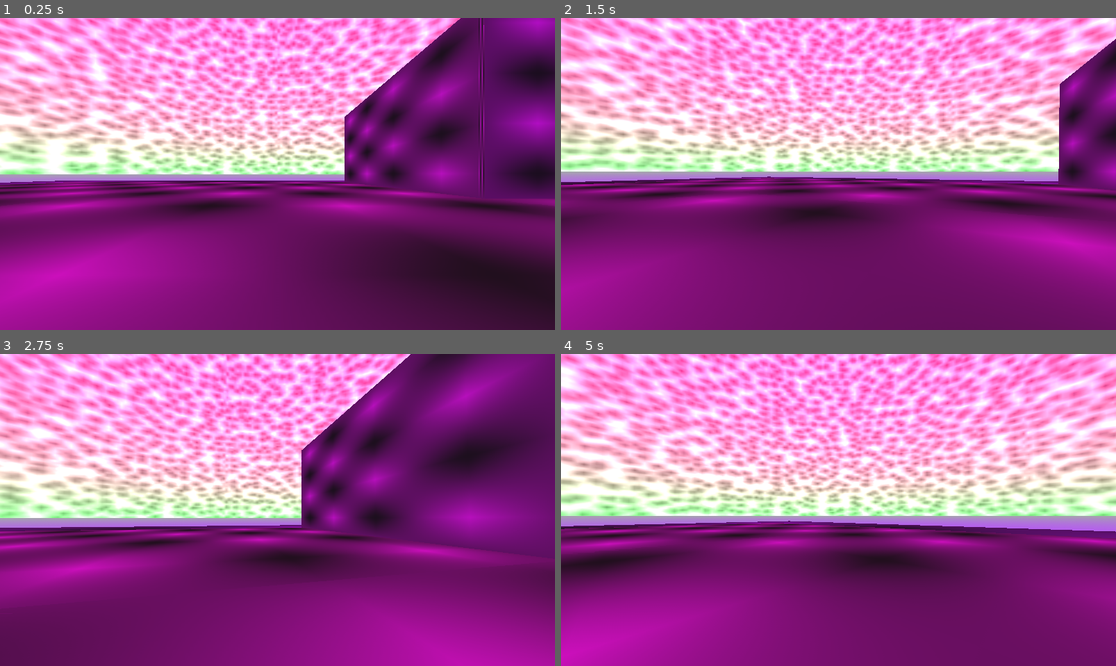
Above: before the commit, frames 1-4 (two rows, left to right).
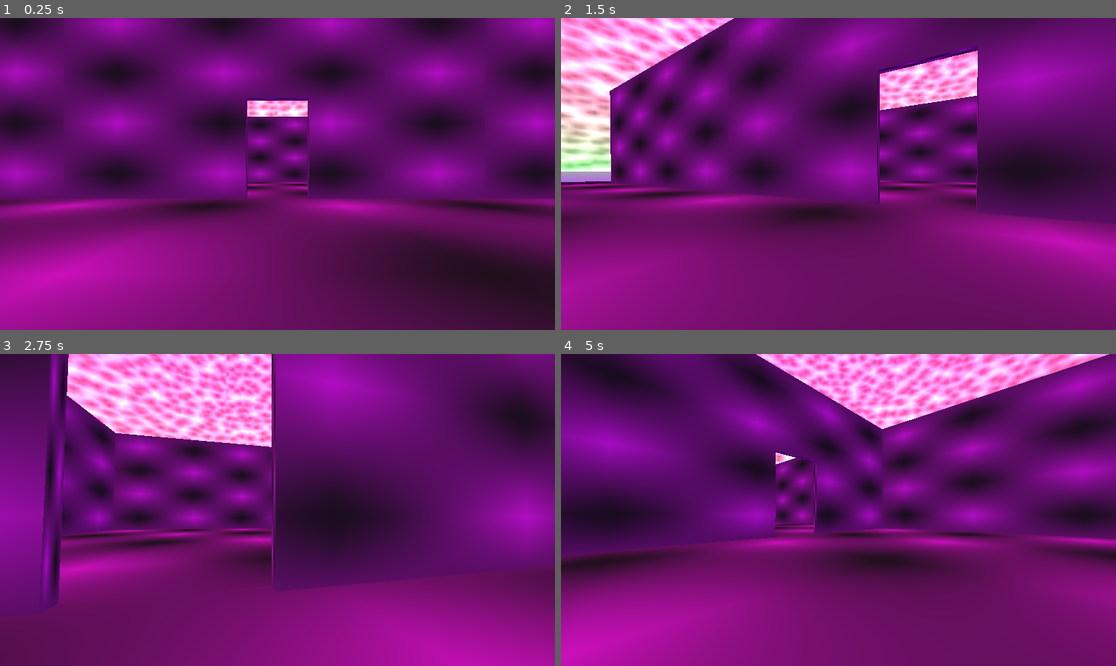
Above: after the commit, the same moments.

Repository: loteque/ssj2025-puzzle
Game: Godot game, scene res://world_test.tscn
Two runs of this game, one before a commit and one after it. Both use one fixed random seed, a clock stepped at 60 frames per second and the inputs below.
Inputs (mouse positions are in pixels of both pictures, inside the frame that each line leads up to):
- Up to frame 1 (0.25 s): no input
- Up to frame 2 (1.5 s): tap Enter at 0.5 s; move the mouse to (866, 174) at 0.52 s; hold W (move_forward) from 0.53 s (still down); tap E (interact) at 0.6, 1.35 s; move the mouse to (810, 174) at 1.27 s
- Up to frame 3 (2.75 s): keep holding W (move_forward); move the mouse to (288, 503) at 2.02 s; tap E (interact) at 2.1 s
- Up to frame 4 (5 s): keep holding W (move_forward); move the mouse to (832, 516) at 2.77 s; tap E (interact) at 2.85, 3.6, 4.35 s; move the mouse to (877, 513) at 3.52 s; move the mouse to (794, 506) at 4.27 s

The runs differ from the first frame. In frame 1, 42% of the frame differs, in the area x 0-88%, y 0-58%; in frame 2, 44%; in frame 3, 43%; in frame 4, 50%, in the area x 0-100%, y 0-65%.

Commit message:
add room shift requests

Diff:
--- a/puzzles/puzzle_stage.gd
+++ b/puzzles/puzzle_stage.gd
@@ -125,5 +125,6 @@
         _:
             return GridIndex.NONE
 
-func _on_room_room_shift_requested(direction: int) -> void:
-    prints("_on_room_room_shift_requested", direction)
+
+func _on_room_room_shift_requested(marker: Marker3D, direction: int) -> void:
+    prints("_on_room_room_shift_requested", direction, marker.name)
--- a/puzzles/stages/000.tscn
+++ b/puzzles/stages/000.tscn
@@ -8,28 +8,28 @@
 
 [sub_resource type="Resource" id="Resource_10ut5"]
 script = ExtResource("4_md5vq")
-wall_enabled = false
-doorway_enabled = false
+wall_enabled = true
+doorway_enabled = true
 door_open = true
 switch_enabled = false
 
 [sub_resource type="Resource" id="Resource_7e5ed"]
 script = ExtResource("4_md5vq")
-wall_enabled = false
+wall_enabled = true
 doorway_enabled = false
 door_open = true
 switch_enabled = false
 
 [sub_resource type="Resource" id="Resource_fhprf"]
 script = ExtResource("4_md5vq")
-wall_enabled = false
-doorway_enabled = false
-door_open = true
-switch_enabled = false
+wall_enabled = true
+doorway_enabled = false
+door_open = true
+switch_enabled = true
 
 [sub_resource type="Resource" id="Resource_f0avg"]
 script = ExtResource("4_md5vq")
-wall_enabled = false
+wall_enabled = true
 doorway_enabled = false
 door_open = true
 switch_enabled = false
@@ -45,35 +45,35 @@
 
 [sub_resource type="Resource" id="Resource_76ps6"]
 script = ExtResource("4_md5vq")
-wall_enabled = false
-doorway_enabled = false
+wall_enabled = true
+doorway_enabled = true
 door_open = true
 switch_enabled = false
 
 [sub_resource type="Resource" id="Resource_owmhq"]
 script = ExtResource("4_md5vq")
-wall_enabled = false
+wall_enabled = true
 doorway_enabled = false
 door_open = true
 switch_enabled = false
 
 [sub_resource type="Resource" id="Resource_8fs6b"]
 script = ExtResource("4_md5vq")
-wall_enabled = false
-doorway_enabled = false
-door_open = true
-switch_enabled = false
+wall_enabled = true
+doorway_enabled = true
+door_open = true
+switch_enabled = true
 
 [sub_resource type="Resource" id="Resource_loinl"]
 script = ExtResource("4_md5vq")
-wall_enabled = false
-doorway_enabled = false
+wall_enabled = true
+doorway_enabled = true
 door_open = true
 switch_enabled = false
 
 [sub_resource type="Resource" id="Resource_b5ssb"]
 script = ExtResource("3_2oss7")
-room_type = 0
+room_type = 3
 rotation_90 = 0
 n_wall = SubResource("Resource_owmhq")
 w_wall = SubResource("Resource_loinl")
@@ -317,12 +317,27 @@
 
 [node name="Room" parent="NW" index="0" instance=ExtResource("2_rpmy0")]
 room_config = SubResource("Resource_md5vq")
+n_wall_enabled = true
+w_wall_enabled = true
+e_wall_enabled = true
+e_doorway = true
+s_wall_enabled = true
+s_switch_enabled = true
 
 [node name="N" parent="." index="3"]
 unique_name_in_owner = true
 
 [node name="Room" parent="N" index="0" instance=ExtResource("2_rpmy0")]
 room_config = SubResource("Resource_b5ssb")
+room_type = 3
+n_wall_enabled = true
+w_wall_enabled = true
+w_doorway = true
+e_wall_enabled = true
+e_doorway = true
+s_wall_enabled = true
+s_doorway = true
+s_switch_enabled = true
 
 [node name="NE" parent="." index="4"]
 unique_name_in_owner = true
@@ -379,4 +394,12 @@
 puzzle_stage = NodePath("../..")
 room_config = SubResource("Resource_60loj")
 
+[connection signal="room_shift_requested" from="NW/Room" to="." method="_on_room_room_shift_requested"]
+[connection signal="room_shift_requested" from="N/Room" to="." method="_on_room_room_shift_requested"]
+[connection signal="room_shift_requested" from="NE/Room" to="." method="_on_room_room_shift_requested"]
+[connection signal="room_shift_requested" from="W/Room" to="." method="_on_room_room_shift_requested"]
+[connection signal="room_shift_requested" from="C/Room" to="." method="_on_room_room_shift_requested"]
+[connection signal="room_shift_requested" from="E/Room" to="." method="_on_room_room_shift_requested"]
+[connection signal="room_shift_requested" from="SW/Room" to="." method="_on_room_room_shift_requested"]
+[connection signal="room_shift_requested" from="S/Room" to="." method="_on_room_room_shift_requested"]
 [connection signal="room_shift_requested" from="SE/Room" to="." method="_on_room_room_shift_requested"]
--- a/room/Room.gd
+++ b/room/Room.gd
@@ -193,7 +193,7 @@
     get():
         return room_config.s_wall.switch_enabled
 
-signal room_shift_requested(direction: WallIndex)
+signal room_shift_requested(marker: Marker3D, direction: WallIndex)
 
 enum {
     COUTYARD,
@@ -225,18 +225,20 @@
 
 
 func _on_n_wall_door_request_activated() -> void:
-    room_shift_requested.emit(WallIndex.N)
+    room_shift_requested.emit(get_parent(), WallIndex.N)
     prints("_on_n_wall_door_request_activated","N")
 
 
 func _on_w_wall_door_request_activated() -> void:
-    room_shift_requested.emit(WallIndex.W)
+    room_shift_requested.emit(get_parent(), WallIndex.W)
     prints("_on_w_wall_door_request_activated","W")
 
+
 func _on_e_wall_door_request_activated() -> void:
-    room_shift_requested.emit(WallIndex.E)
+    room_shift_requested.emit(get_parent(), WallIndex.E)
     prints("_on_e_wall_door_request_activated","E")
 
+
 func _on_s_wall_door_request_activated() -> void:
-    room_shift_requested.emit(WallIndex.S)
+    room_shift_requested.emit(get_parent(), WallIndex.S)
     prints("_on_s_wall_door_request_activated","S")
